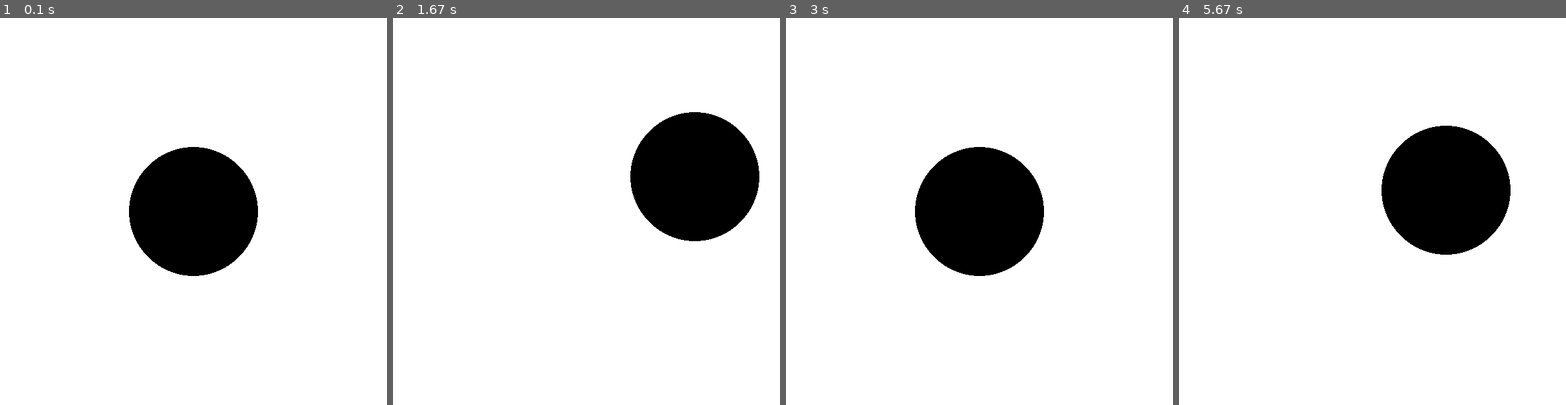
Above: before the commit, frames 1-4 (left to right).
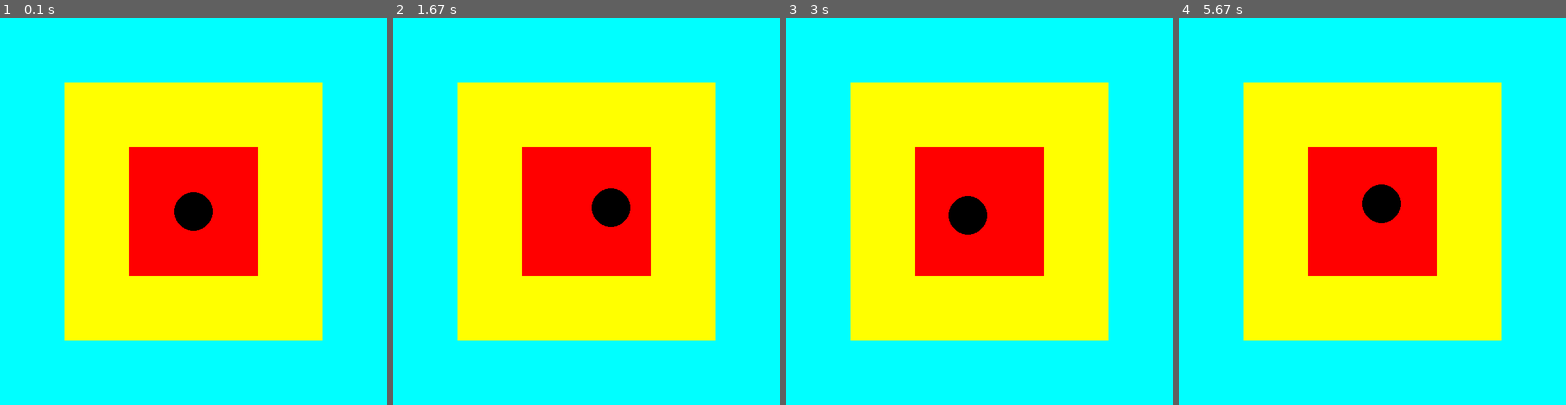
Above: after the commit, the same moments.

Repository: vadim0311/python
Game: pygame game, started from wprpwoerp.py
Same seed, same stepped clock (60 frames per second), same inputs: the game is played once before the commit and once after it.
Inputs:
- Up to frame 1 (0.1 s): no input
- Up to frame 2 (1.67 s): hold Right 0.33-0.8 s; hold Up 0.83-1.13 s; hold Right 1.17-1.63 s
- Up to frame 3 (3 s): hold Left 1.67-2.2 s; hold Down 2.23-2.53 s; hold Left 2.57-2.97 s
- Up to frame 4 (5.67 s): hold Up 3-3.37 s; hold Right 3.4-4.03 s; hold Down 4.07-4.43 s; hold Left 4.47-4.93 s; hold Right 4.97-5.43 s; hold Up from 5.47 s (still down)

The runs differ from the first frame. In frame 1, 99% of the frame differs, in the area x 0-100%, y 0-100%; in frame 2, 100%; in frame 3, 99%; in frame 4, 100%.

Commit message:
Update wprpwoerp.py
fin

Diff:
--- a/wprpwoerp.py
+++ b/wprpwoerp.py
@@ -10,30 +10,70 @@
 i = 1
 x1 = 300
 y1 = 300
-w1 = 100
+w1 = 10
 x = 1
 
-# if x <= 100 and i == 1:
-#         x += 1
-#     if x >= 100:
-#         i = 0
-#         x -= 1
+
+def draw():
+    scr1.fill((0, 255, 255))
+    pg.draw.rect(scr1, (255, 255, 0), (100, 100, 400, 400))
+    pg.draw.rect(scr1, (255, 0, 0), (200, 200, 200, 200))
+    pg.draw.circle(scr1, col, (x1, y1), w1, w1,)
+    pg.display.update()
+
+
 
 while True:
     screen()
-    scr1.fill((255, 255, 255))
-    pg.draw.circle(scr1, col, (x1, y1), w1, w1,)
+    draw()
     keys = pg.key.get_pressed()
-    if keys[pg.K_DOWN]:
-        y1 += 3
-    if keys[pg.K_UP]:
-        y1 -= 3
-    if keys[pg.K_RIGHT]:
-        x1 += 3
-    if keys[pg.K_LEFT]:
-        x1 -= 3
-    if keys[pg.K_w]:
-        w1 += 3
-    if keys[pg.K_s]:
-        w1 -= 3
-    pg.display.update()
+    if y1 > 500 or y1 < 100 or x1 < 100 or x1 > 500:
+        col = (255, 0, 255)
+        w1 = 10
+        if keys[pg.K_DOWN]:
+            y1 += 5
+        if keys[pg.K_UP]:
+            y1 -= 5
+        if keys[pg.K_RIGHT]:
+            x1 += 5
+        if keys[pg.K_LEFT]:
+            x1 -= 5
+    elif y1 > 400 or y1 < 200 or x1 < 200 or x1 > 400:
+        w1 = 20
+        col = (255, 0, 0)
+        if keys[pg.K_DOWN]:
+            y1 += 3
+        if keys[pg.K_UP]:
+            y1 -= 3
+        if keys[pg.K_RIGHT]:
+            x1 += 3
+        if keys[pg.K_LEFT]:
+            x1 -= 3
+    else:
+        w1 = 30
+        col = (0, 0, 0)
+        if keys[pg.K_DOWN]:
+            y1 += 1
+        if keys[pg.K_UP]:
+            y1 -= 1
+        if keys[pg.K_RIGHT]:
+            x1 += 1
+        if keys[pg.K_LEFT]:
+            x1 -= 1
+    if x1 >= 600 + w1:
+        x1 = 0
+    if x1 <= 0:
+        x1 = 600
+    if y1 >= 600 + w1:
+        y1 == 0
+    if y1 <= 0:
+        y1 = 600
+    if not(keys[pg.K_UP] or keys[pg.K_LEFT] or keys[pg.K_RIGHT] or keys[pg.K_DOWN]):
+        if y1 > 300:
+            y1 -= 3
+        if x1 > 300:
+            x1 -= 3
+        if y1 < 300:
+            y1 += 3
+        if x1 < 300:
+            x1 += 3
